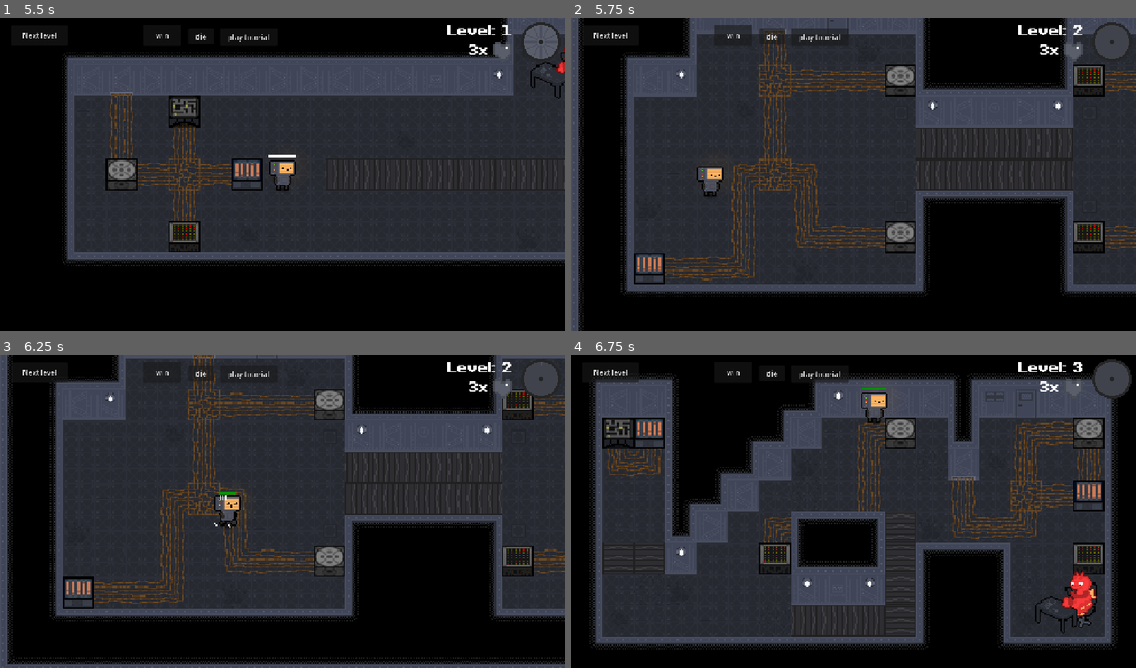
Above: before the commit, frames 1-4 (two rows, left to right).
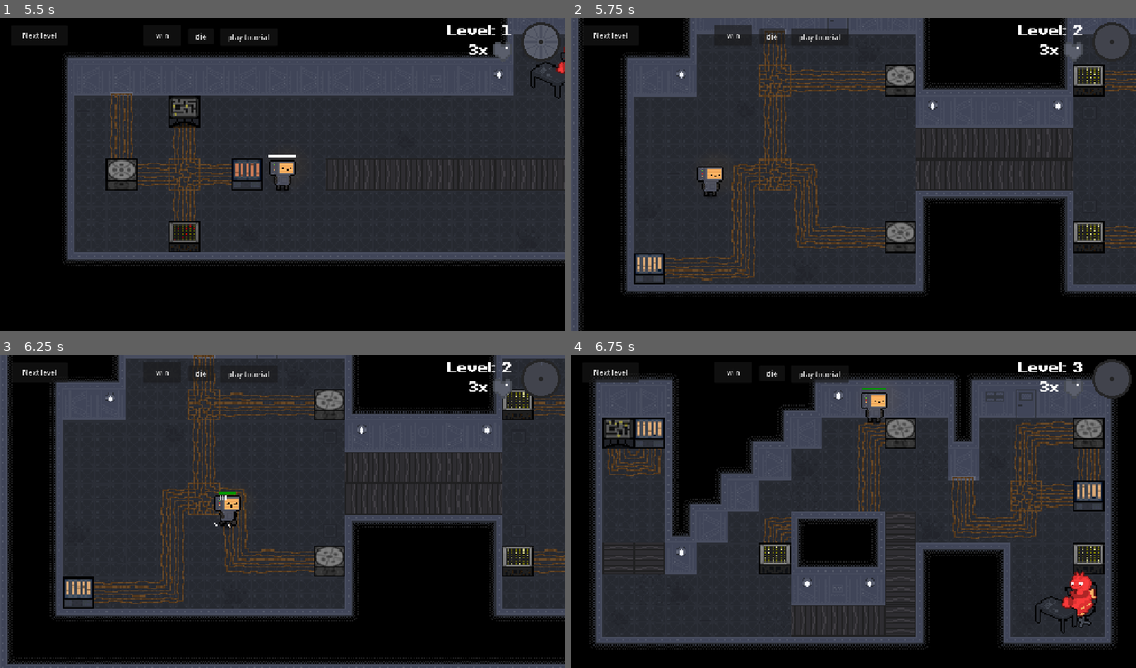
Above: after the commit, the same moments.

Repository: DuneRanger/MSI-GameJam
Game: Godot game, scene res://scenes/game/game.tscn
Same seed, same stepped clock (60 frames per second), same inputs: the game is played once before the commit and once after it.
Inputs (mouse positions are in pixels of both pictures, inside the frame that each line leads up to):
- Up to frame 1 (5.5 s): click "Next level" at 0.5 s; click "Next level" at 1.25 s; move the mouse to (406, 158) at 2.02 s; hold D (move_right) 2.03-2.75 s; tap E (interact) at 2.1 s; click "die" at 2.75 s; click "win" at 3.5 s; click "play tutorial" at 4.25 s; move the mouse to (169, 190) at 5.02 s; hold S (move_down) from 5.03 s (still down); click (169, 190) at 5.1 s
- Up to frame 2 (5.75 s): keep holding S (move_down)
- Up to frame 3 (6.25 s): move the mouse to (339, 442) at 5.77 s; release S (move_down) at 5.78 s; hold D (move_right) from 5.78 s (still down); hold Shift (sprint) from 5.78 s (still down)
- Up to frame 4 (6.75 s): move the mouse to (825, 574) at 6.52 s; release D (move_right) at 6.53 s; release Shift (sprint) at 6.53 s; hold W (move_up) from 6.53 s (still down); tap R at 6.6 s

Frame 1 is identical in both runs. In frame 2, 0.5% of the frame differs, in the area x 11-95%, y 15-82%; in frame 3, 0.5%; in frame 4, 0.6%, in the area x 6-95%, y 20-67%.

Commit message:
fix correctly starting machines

Diff:
--- a/scenes/game/game.gd
+++ b/scenes/game/game.gd
@@ -8,6 +8,7 @@
 var current_difficulty : int = 0
 var levels_finished : int = 0
 var level_finished : bool = false
+var is_level_started : bool = false
 
 static var played_tutorial : bool = false
 
@@ -35,6 +36,9 @@
 	print("adding machine ", new_machine.id)
 	new_machine.minigame_requested.connect(_on_minigame_requested)
 	new_machine.machine_exploded.connect(_on_machine_exploded)
+	if is_level_started:
+		print("Level started")
+		new_machine.start_machine()
 
 func start_new_game() -> void:
 	update_levels_finished(0)
@@ -87,10 +91,13 @@
 	level_finished = false
 	$LevelTimer.start()
 	current_level.player.set_physics_process(true)
+	is_level_started = true
+	print("Starting machines")
 	current_level.start_level()
 	MusicAndAmbiencePlayer.play_game_music()
 
 func _on_level_timer_timeout() -> void:
+	is_level_started = false
 	level_finished = true
 	force_end_current_minigame()
 	$CanvasLayer2/DialogueManager.play_win_dialogue(level_end_delay)
@@ -138,6 +145,7 @@
 	if lives == 0:
 		$HUD.visible = false
 		level_finished = true
+		is_level_started = false
 		if current_level != null: #just to be sure idfk
 			current_level.level_over()
 		force_end_current_minigame()
--- a/scripts/game/machines/machine.gd
+++ b/scripts/game/machines/machine.gd
@@ -16,7 +16,7 @@
 # Minigame
 @onready var interaction_area: Area2D = $InteractionArea
 
-var state: State = State.NOT_STARTED
+var state: State
 var temperature: float = 0.0
 var player_in_range: bool = false
 
@@ -30,6 +30,7 @@
 func _init():
 	id = next_id
 	next_id += 1
+	state = State.NOT_STARTED
 
 func _ready() -> void:
 	add_to_group("machines")
@@ -68,7 +69,7 @@
 	explosion_sprite.play("debris" + str(randi_range(1, 3)))
 
 func _process(delta: float) -> void:
-	print(temperature)
+	#print(temperature)
 	process_state(delta)
 
 func _on_interaction_area_body_entered(body: Node2D) -> void:
